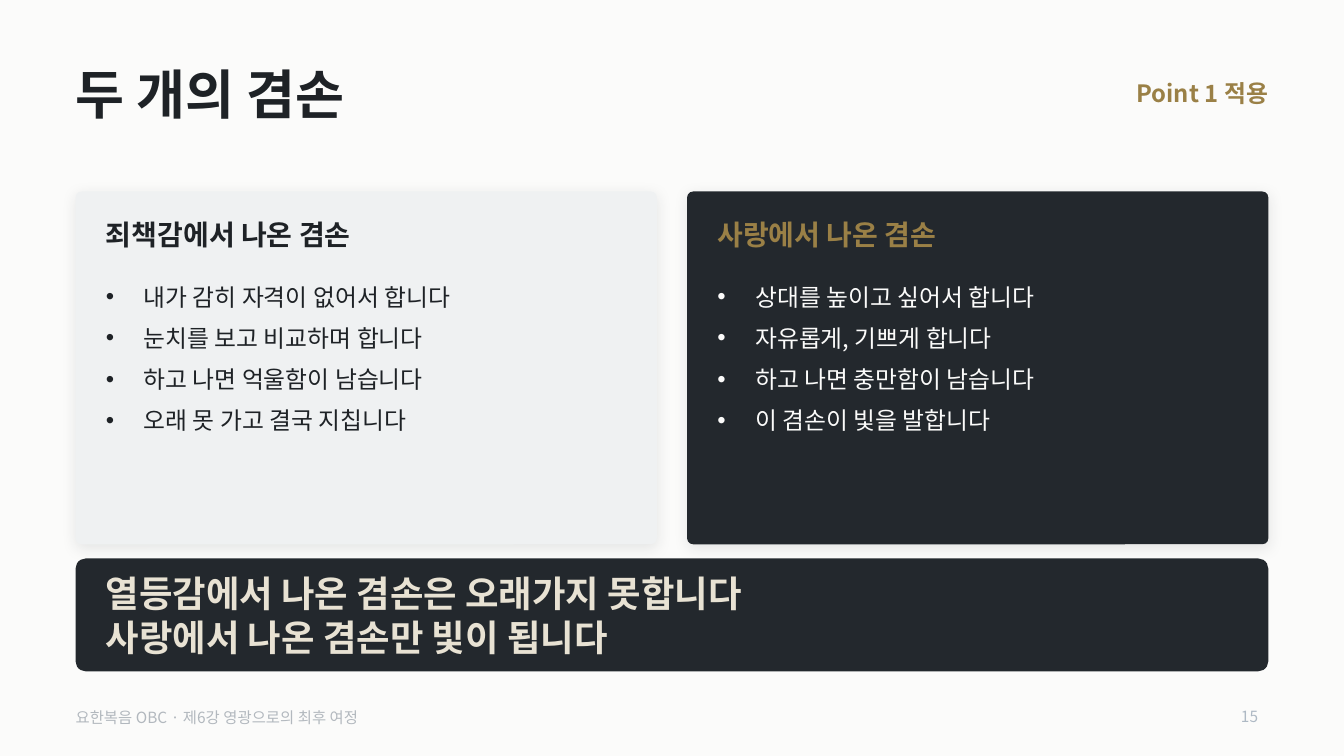
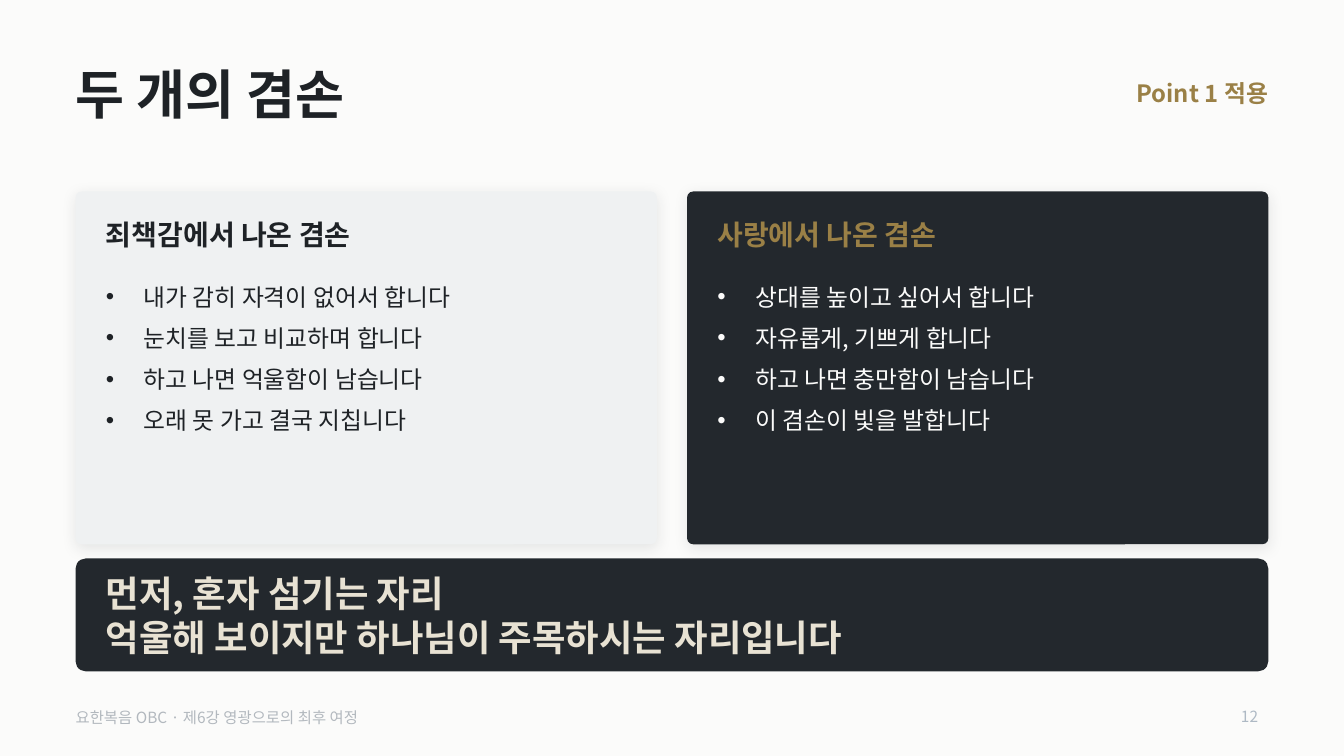
Before and after one commit to mio-modu/bible_GospelofJohn, a slide deck: slide 12 of dist/요한복음_6강_영광으로의_최후_여정.pptx (slide 15 before the commit). Drawn at 1344x756 pixels with LibreOffice and Linux fonts; fonts in the diff are those of the drawing. Boxes give left, top, right and bottom in pixels: in the first picture for what was removed or moved away, otherwise in the second. Text is boxed around its words. In the diff, an @@ line names an element or a change of style, - is before the commit and + after.

```diff
--- a/dist/요한복음_6강_영광으로의_최후_여정.pptx
+++ b/dist/요한복음_6강_영광으로의_최후_여정.pptx
@@ text at [106, 576, 842, 655]: text changed @@
-열등감에서 나온 겸손은 오래가지 못합니다
-사랑에서 나온 겸손만 빛이 됩니다
+먼저, 혼자 섬기는 자리
+억울해 보이지만 하나님이 주목하시는 자리입니다
@@ page number at [1241, 711, 1258, 722]: text changed @@
-15
+12
```
Also in this commit, not shown: 17 other slides changed, 22 slides removed, 12 other files.
